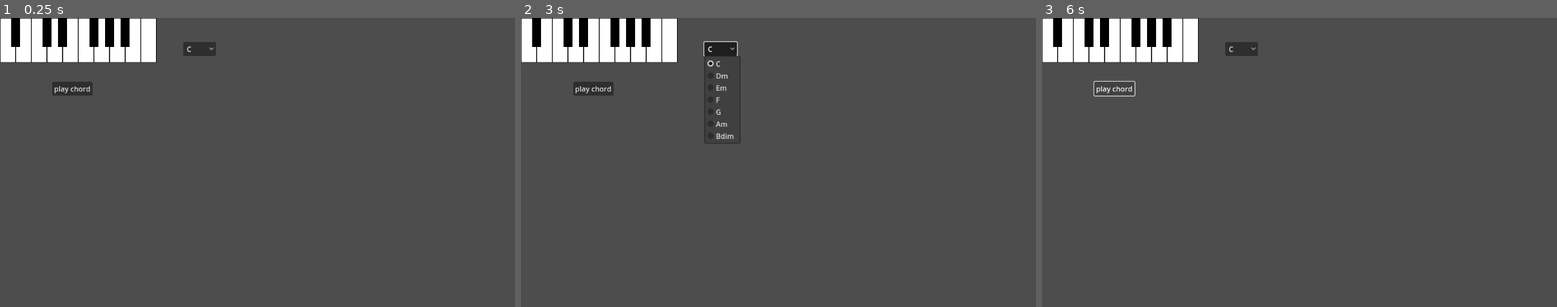
Above: before the commit, frames 1-3 (left to right).
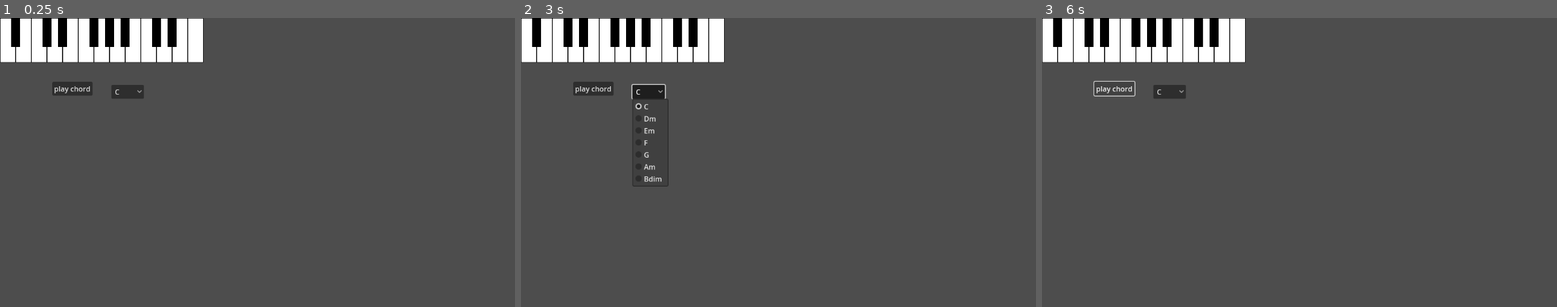
Above: after the commit, the same moments.

Repository: mjXmsdgh/godot_piano
Game: Godot game, scene res://scenes/main.tscn
Two runs of this game, one before a commit and one after it. Both use one fixed random seed, a clock stepped at 60 frames per second and the inputs below. The project has no main scene, so this scene is started directly.
Inputs (mouse positions are in pixels of both pictures, inside the frame that each line leads up to):
- Up to frame 1 (0.25 s): no input
- Up to frame 2 (3 s): click "play chord" at 0.5 s; click "play chord" at 1.25 s; click (531, 41) at 2.02 s; click "C" at 2.75 s
- Up to frame 3 (6 s): click (1052, 41) at 3.52 s; click "C" at 4.25 s; click (1052, 41) at 5.02 s; click "play chord" at 5.75 s

The runs differ from the first frame. In frame 1, 1.8% of the frame differs, in the area x 21-42%, y 0-28%; in frame 2, 2.6%, in the area x 21-43%, y 0-59%; in frame 3, 1.8%.

Commit message:
add new note

Diff:
--- a/godot_piano/scenes/kenban.tscn
+++ b/godot_piano/scenes/kenban.tscn
@@ -36,6 +36,15 @@
 [node name="Key_C5" parent="." instance=ExtResource("2_5nkss")]
 position = Vector2(315, 0)
 
+[node name="Key_D5" parent="." instance=ExtResource("2_5nkss")]
+position = Vector2(350, 0)
+
+[node name="Key_E5" parent="." instance=ExtResource("2_5nkss")]
+position = Vector2(385, 0)
+
+[node name="Key_F5" parent="." instance=ExtResource("2_5nkss")]
+position = Vector2(420, 0)
+
 [node name="Key_As3" parent="." instance=ExtResource("3_ennbb")]
 position = Vector2(25, 0)
 
@@ -53,3 +62,9 @@
 
 [node name="Key_As4" parent="." instance=ExtResource("3_ennbb")]
 position = Vector2(270, 0)
+
+[node name="Key_Cs5" parent="." instance=ExtResource("3_ennbb")]
+position = Vector2(340, 0)
+
+[node name="Key_Ds5" parent="." instance=ExtResource("3_ennbb")]
+position = Vector2(375, 0)
--- a/godot_piano/scenes/main.tscn
+++ b/godot_piano/scenes/main.tscn
@@ -25,10 +25,10 @@
 position = Vector2(17, 155)
 
 [node name="chord_OptionButton" type="OptionButton" parent="."]
-offset_left = 410.0
-offset_top = 54.0
-offset_right = 442.0
-offset_bottom = 74.0
+offset_left = 249.0
+offset_top = 150.0
+offset_right = 281.0
+offset_bottom = 170.0
 script = ExtResource("5_owia8")
 
 [connection signal="pressed" from="play_chord/play_chord" to="play_chord" method="_on_play_chord_pressed"]
--- a/godot_piano/scripts/kenban.gd
+++ b/godot_piano/scripts/kenban.gd
@@ -19,6 +19,11 @@
 	$Key_As4.set_freq(466.16)  # A#4 / Bb4 (ラ# / シ♭)
 	$Key_B4.set_freq(493.88)   # B4 (シ)
 	$Key_C5.set_freq(523.25)   # C5 (ド) - 中央ド
+	$Key_Cs5.set_freq(554.37)  # C#5 / Db5 (ド# / レ♭)
+	$Key_D5.set_freq(587.33)   # D5 (レ)
+	$Key_Ds5.set_freq(622.25)  # D#5 / Eb5 (レ# / ミ♭)
+	$Key_E5.set_freq(659.26)   # E5 (ミ)
+	$Key_F5.set_freq(698.46)   # F5 (ファ)
 
 
 # Called every frame. 'delta' is the elapsed time since the previous frame.
--- a/godot_piano/scripts/main.gd
+++ b/godot_piano/scripts/main.gd
@@ -17,6 +17,9 @@
 	key_nodes["A4"] = $kenban/Key_A4
 	key_nodes["B4"] = $kenban/Key_B4
 	key_nodes["C5"] = $kenban/Key_C5
+	key_nodes["D5"] = $kenban/Key_D5
+	key_nodes["E5"] = $kenban/Key_E5
+	key_nodes["F5"] = $kenban/Key_F5
 
 
 	key_nodes["A#3"] = $kenban/Key_As3 # Or Key_Bb3
@@ -25,6 +28,9 @@
 	key_nodes["F#4"] = $kenban/Key_Fs4 # Or Key_Gb4
 	key_nodes["G#4"] = $kenban/Key_Gs4 # Or Key_Ab4
 	key_nodes["A#4"] = $kenban/Key_As4 # Or Key_Bb4
+	key_nodes["C#5"] = $kenban/Key_Cs5
+	key_nodes["D#5"] = $kenban/Key_Ds5
+
 
 
 	$CodeManager.load_chord_data()
